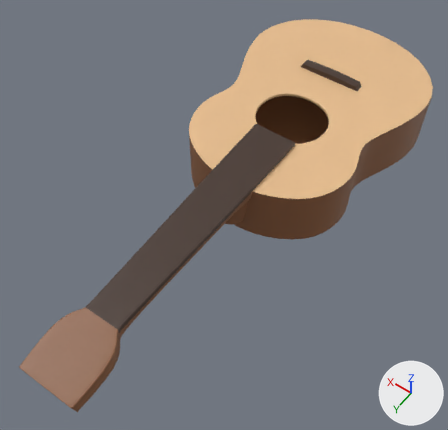
A saved change to the glTF model src/pages/react/music/songspark/guitar.gltf.
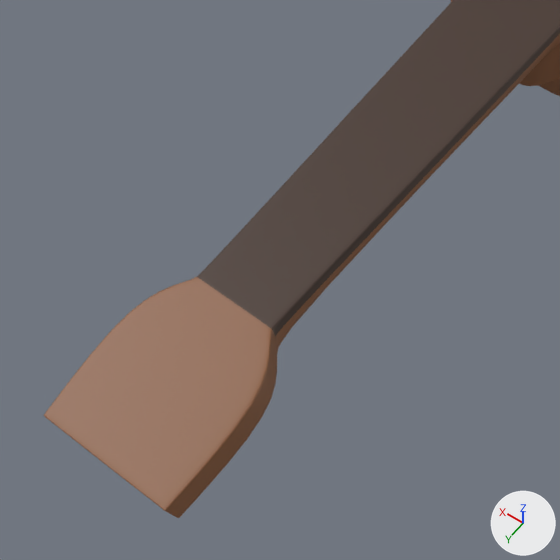
Each version is shown whole from a 50 mm lens placed at (-0.415, 0.812, 0.905), pointed at (0.006, 0.222, -0.022), then close up on the part from 0% to 54% of the width and 44% to 100% of the height. The lights are fixed; the arrows at lower right show +X, +Y and +Z. Vertices at the same position are counted once.

Objects in the first close-up: 'Guitar'.
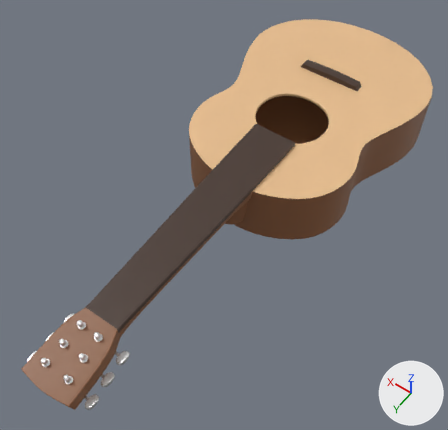
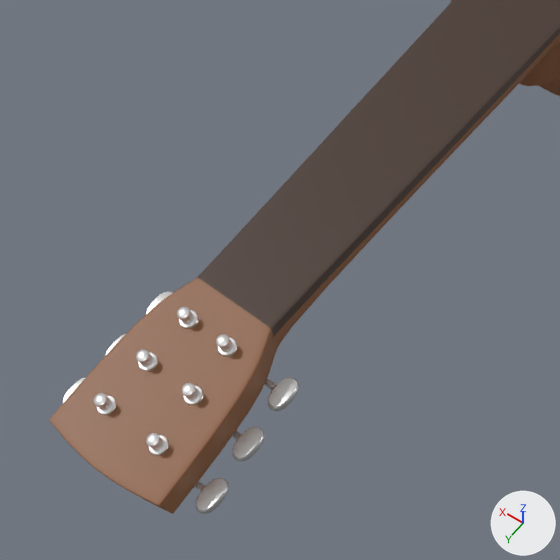
Commit message: Add tuning hardware to guitar

Pixel boxes [x1, y1, x2, y2] of what changed, in the close-ups (560 x 560 px; the box of a moved part takes in the faces that stretch with it):
'Guitar', reshaped
    before: [44, 0, 560, 518]
    after: [49, 0, 560, 514]
'Cylinder.001', added
    after: [63, 291, 299, 514]
'Cylinder', added
    after: [94, 307, 238, 455]
part 1 of me_guitar, moved or reshaped
    before: [44, 277, 279, 518]
    after: [49, 279, 278, 514]

What the commit changed:
Material 'metal' (mat_metal) is new.
Its base color is (0.8, 0.8, 0.8) (white #e7e7e7).
Its metallic is 1.0.
Its roughness is 0.4.
me_guitar is used by ob_guitar; location (0.0, 0.0, 0.0).
me_guitar had 8598 vertices, 17184 faces and spanned x -0.201..0.201, y -0.342..0.673, z -0.06..0.074.
me_guitar now has 8598 vertices, 17184 faces and spans x -0.201..0.201, y -0.342..0.678, z -0.06..0.074.
me_guitar part 1: 1193 of 8598 vertices moved; they spanned x -0.056..0.056, y 0.549..0.673, z 0.025..0.069 and now span x -0.048..0.048, y 0.549..0.678, z 0.025..0.069; mean shift (0.0, 0.001, 0.0); largest move (-0.055, 0.592, 0.053) -> (-0.045, 0.592, 0.053).
Mesh me_cylinder_001 is new.
It has 3618 vertices, 7104 faces and spans x -0.0663..0.0663, y 0.5558..0.6566, z 0.0189..0.0395.
It uses material mat_metal (white #e7e7e7).
Mesh me_cylinder is new.
It has 1926 vertices, 3744 faces and spans x -0.0293..0.0293, y 0.5673..0.6518, z 0.0535..0.0792.
It uses material mat_metal (white #e7e7e7).
Object 'Cylinder.001' (ob_cylinder_001) is new; it shows me_cylinder_001.
Its location is (0.0, 0.0, 0.0).
Object 'Cylinder' (ob_cylinder) is new; it shows me_cylinder.
Its location is (0.0, 0.0, 0.0).
